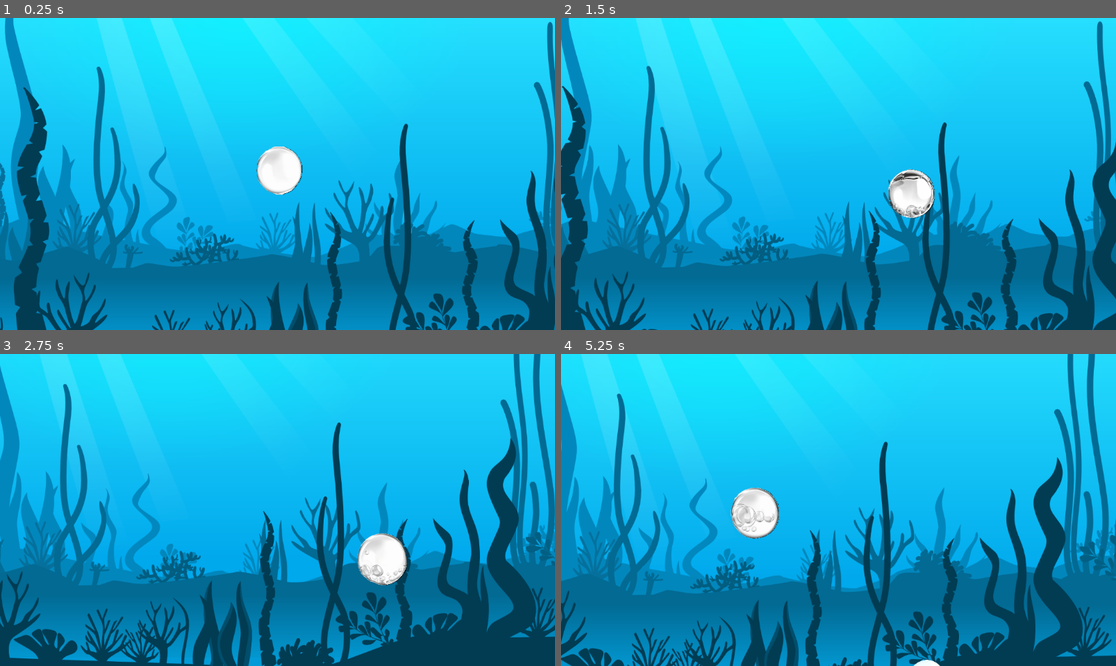
Above: before the commit, frames 1-4 (two rows, left to right).
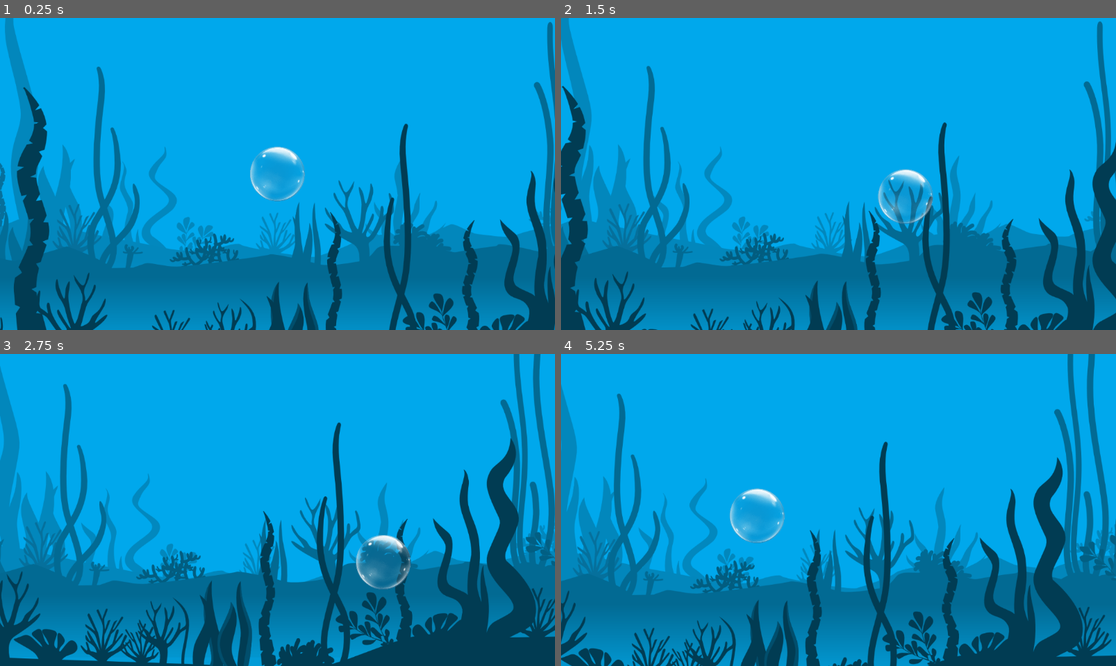
Above: after the commit, the same moments.

Repository: bagaretk/Game6PPL
Game: Godot game, scene res://main_game.tscn
Two runs of this game, one before a commit and one after it. Both use one fixed random seed, a clock stepped at 60 frames per second and the inputs below.
Inputs:
- Up to frame 1 (0.25 s): no input
- Up to frame 2 (1.5 s): hold Right (ui_right) 0.53-1.28 s; hold Down (ui_down) from 1.28 s (still down)
- Up to frame 3 (2.75 s): release Down (ui_down) at 2.03 s; hold Right (ui_right) from 2.03 s (still down)
- Up to frame 4 (5.25 s): release Right (ui_right) at 2.78 s; hold Up (ui_up) 2.78-3.53 s; hold Left (ui_left) 3.53-5.03 s; hold Down (ui_down) from 5.03 s (still down)

The runs differ from the first frame. In frame 1, 43% of the frame differs, in the area x 0-100%, y 0-59%; in frame 2, 43%; in frame 3, 32%; in frame 4, 38%.

Commit message:
Bubble change and background

Diff:
--- a/Player_Movement.tscn
+++ b/Player_Movement.tscn
@@ -1,7 +1,7 @@
 [gd_scene load_steps=15 format=3 uid="uid://c54gow3u0auam"]
 
 [ext_resource type="Script" path="res://Scripts/player.gd" id="1_bvn0q"]
-[ext_resource type="Texture2D" uid="uid://b8n22t0netk5" path="res://Resources/pngtree-white-bubble-speech-png-image_10162559.png" id="2_hcsur"]
+[ext_resource type="Texture2D" uid="uid://c2xo3n7qyg7md" path="res://Resources/clear-deco-bubble-balloon-20-1pc-12298-p.png" id="2_xekwp"]
 [ext_resource type="Texture2D" uid="uid://doj8qfxn2j5mf" path="res://Resources/set-transparent-glass-globes-transparent-background-b.png" id="3_7bbnh"]
 
 [sub_resource type="CircleShape2D" id="CircleShape2D_fh1j6"]
@@ -85,7 +85,12 @@
 scale = Vector2(5.75, 5.75)
 shape = SubResource("CircleShape2D_fh1j6")
 
+[node name="Sprite2D" type="Sprite2D" parent="."]
+scale = Vector2(0.275, 0.275)
+texture = ExtResource("2_xekwp")
+
 [node name="AnimatedSprite2D" type="AnimatedSprite2D" parent="."]
+visible = false
 scale = Vector2(0.23, 0.23)
 sprite_frames = SubResource("SpriteFrames_n4lro")
 autoplay = "default"
@@ -95,10 +100,6 @@
 position = Vector2(1.1958, 0)
 scale = Vector2(1.19565, 1.19565)
 zoom = Vector2(0.825, 0.825)
+limit_bottom = 820
 position_smoothing_enabled = true
 position_smoothing_speed = 0.5
-
-[node name="Sprite2D" type="Sprite2D" parent="."]
-visible = false
-scale = Vector2(0.275, 0.275)
-texture = ExtResource("2_hcsur")
--- a/healthbubble.tscn
+++ b/healthbubble.tscn
@@ -1,13 +1,17 @@
-[gd_scene load_steps=3 format=3 uid="uid://cbe0y0kjfhfwt"]
+[gd_scene load_steps=4 format=3 uid="uid://cbe0y0kjfhfwt"]
 
 [ext_resource type="Script" path="res://Scripts/healthbubble.gd" id="1_5nbjy"]
-[ext_resource type="Texture2D" uid="uid://b7qj6u37l7an2" path="res://Resources/healthbubble.png" id="2_rl8oj"]
+[ext_resource type="Texture2D" uid="uid://c2xo3n7qyg7md" path="res://Resources/clear-deco-bubble-balloon-20-1pc-12298-p.png" id="2_knurc"]
+
+[sub_resource type="CircleShape2D" id="CircleShape2D_e2qhn"]
 
 [node name="HealthBubble" type="CharacterBody2D"]
 script = ExtResource("1_5nbjy")
 
 [node name="Sprite2D" type="Sprite2D" parent="."]
-scale = Vector2(0.1, 0.1)
-texture = ExtResource("2_rl8oj")
+scale = Vector2(0.12, 0.12)
+texture = ExtResource("2_knurc")
 
 [node name="CollisionShape2D" type="CollisionShape2D" parent="."]
+scale = Vector2(2.95, 2.95)
+shape = SubResource("CircleShape2D_e2qhn")
--- a/main_game.tscn
+++ b/main_game.tscn
@@ -20,7 +20,8 @@
 motion_mirroring = Vector2(1920, 0)
 
 [node name="Sprite2D" type="Sprite2D" parent="CanvasLayer/ParallaxBackground/ParallaxLayer"]
-position = Vector2(516, 336)
+position = Vector2(1032.5, -3560)
+scale = Vector2(9.10469, 8.21482)
 texture = ExtResource("2_t17dc")
 
 [node name="ParallaxLayer2" type="ParallaxLayer" parent="CanvasLayer/ParallaxBackground"]
Renamed: Resources/svg_background.svg -> Resources/PNG/svg_background.svg
Not shown, added: Resources/PNG/svg_background.svg.import
Binary file added: Resources/clear-deco-bubble-balloon-20-1pc-12298-p.png
Not shown, added: Resources/clear-deco-bubble-balloon-20-1pc-12298-p.png.import
Not shown: 1 places in main_game.tscn that only renumber resources
